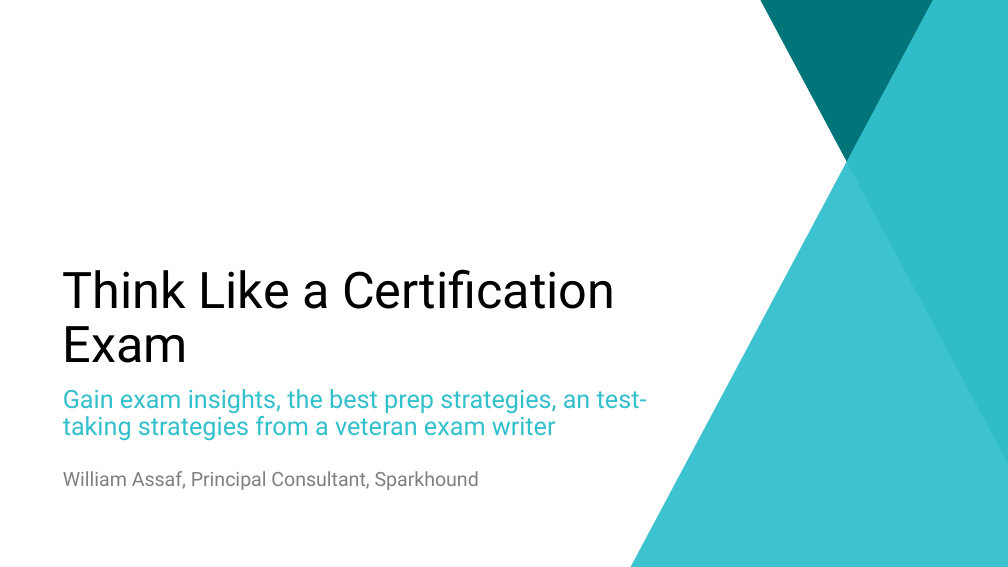
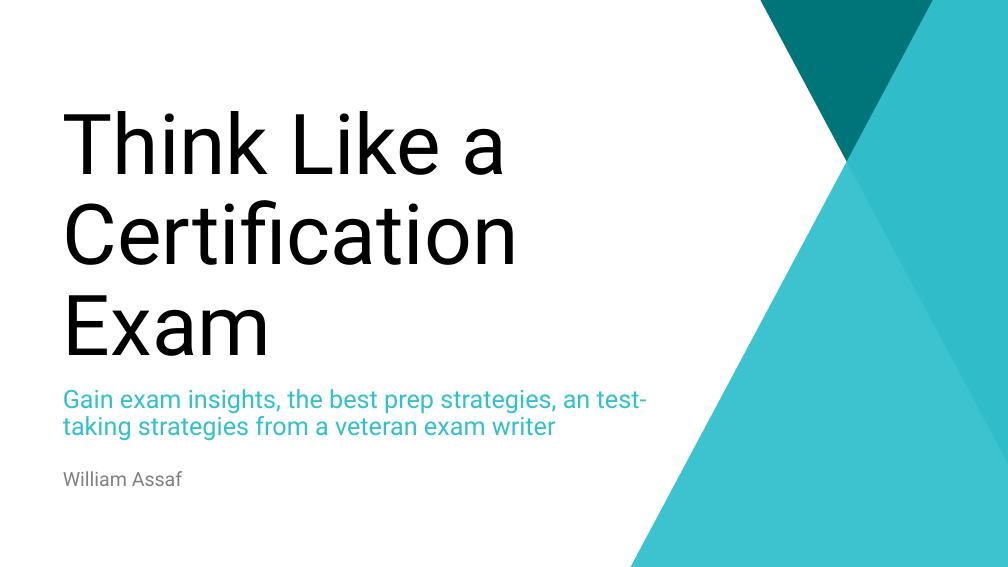
Before and after one commit to williamadba/Public-Presentations, a slide deck: slide 1 of PASS Career Development Marathon 2019/Think Like a Certification Exam.pptx. Drawn at 1008x567 pixels with LibreOffice and Linux fonts; fonts in the diff are those of the drawing; background and template pictures are left out. Boxes give left, top, right and bottom in pixels: in the first picture for what was removed or moved away, otherwise in the second. Text is boxed around its words. In the diff, an @@ line names an element or a change of style, - is before the commit and + after.

```diff
--- a/PASS Career Development Marathon 2019/Think Like a Certification Exam.pptx
+++ b/PASS Career Development Marathon 2019/Think Like a Certification Exam.pptx
@@ text "Think Like a Certification Exam" at (63,111,519,356): size 48 to 80 pt @@
@@ text at (63,471,182,486): text changed @@
-William Assaf, Principal Consultant, Sparkhound
+William Assaf
```
